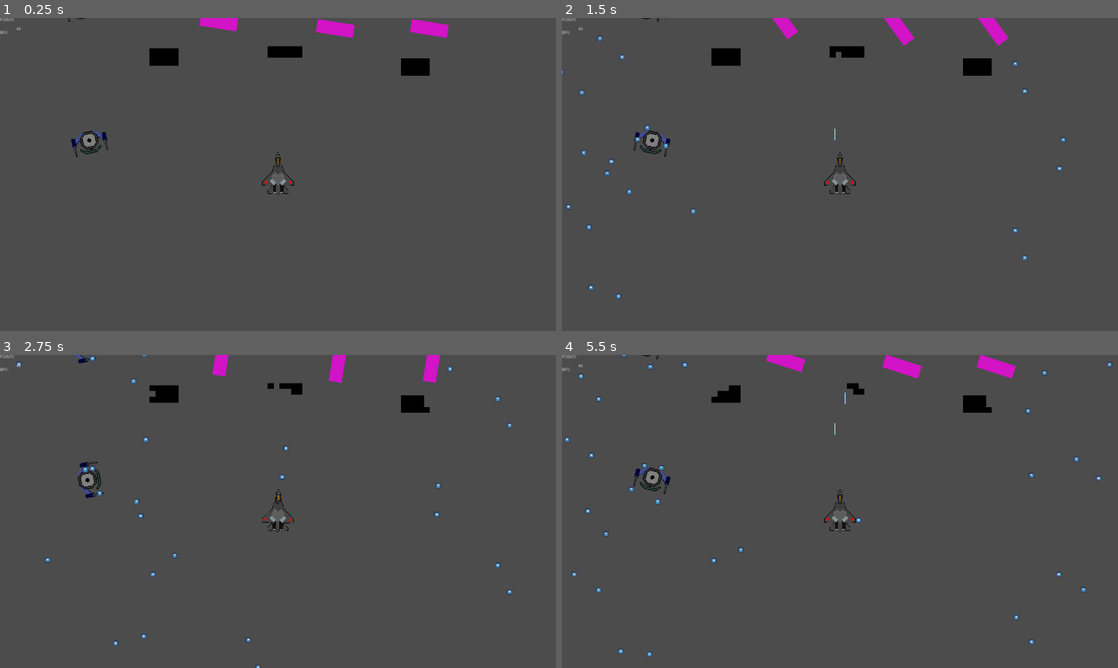
Above: before the commit, frames 1-4 (two rows, left to right).
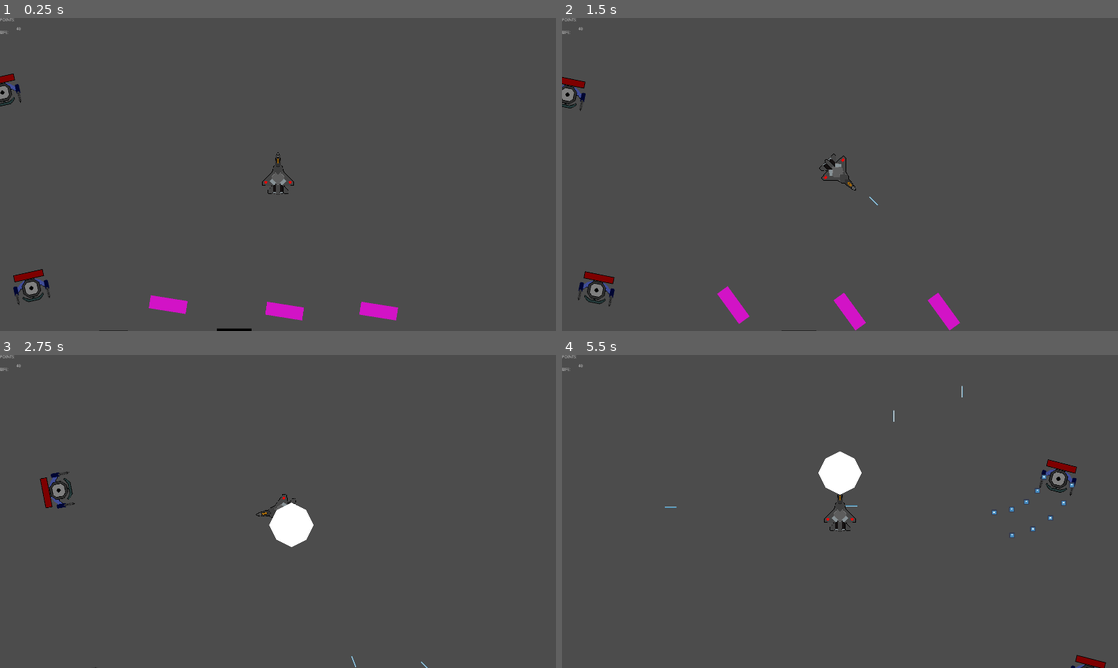
Above: after the commit, the same moments.

Repository: devGameJavali/Boar-Invaders
Game: Godot game, scene res://Scenario/Root.tscn
The game is run twice, just before and just after one commit, with the same random seed, the same clock (stepped at 60 frames per second) and the same inputs. The project has no main scene, so this scene is started directly. The engine's default icon, where the game draws it, is replaced by a stand-in: a white triangle on a blue panel in a dark square.
Inputs (mouse positions are in pixels of both pictures, inside the frame that each line leads up to):
- Up to frame 1 (0.25 s): no input
- Up to frame 2 (1.5 s): tap Enter (enter) at 0.5, 0.6 s; move the mouse to (962, 158) at 0.52 s; press the mouse at (962, 158) at 0.53 s; hold Right (ui_right) 0.53-1.28 s; move the mouse to (728, 190) at 1.27 s; release the mouse at (728, 190) at 1.28 s; hold Down (ui_down) from 1.28 s (still down); click (728, 190) at 1.35 s
- Up to frame 3 (2.75 s): right-click (166, 527) at 1.55 s; move the mouse to (333, 442) at 2.02 s; release Down (ui_down) at 2.03 s; hold Right (ui_right) from 2.03 s (still down); hold Right mouse button (mouseR) from 2.03 s (still down); click (333, 442) at 2.17 s; tap Space (space) at 2.3 s
- Up to frame 4 (5.5 s): move the mouse to (812, 574) at 2.77 s; release Right (ui_right) at 2.78 s; release Right mouse button (mouseR) at 2.78 s; hold Page Up (ui_page_up) 2.78-3.53 s; tap Space (space) at 2.85, 5.3 s; click (812, 574) at 2.92 s; tap Enter (enter) at 3.05, 3.6 s; move the mouse to (1006, 558) at 3.52 s; press the mouse at (1006, 558) at 3.53 s; hold Left (ui_left) 3.53-5.03 s; move the mouse to (673, 464) at 4.27 s; release the mouse at (673, 464) at 4.28 s; click (673, 464) at 4.35 s; right-click (673, 464) at 4.55 s; move the mouse to (867, 511) at 5.02 s; hold Down (ui_down) from 5.03 s (still down); hold Right mouse button (mouseR) from 5.03 s (still down); click (867, 511) at 5.17 s

The runs differ from the first frame. In frame 1, 3.5% of the frame differs, in the area x 0-81%, y 0-100%; in frame 2, 3.8%, in the area x 0-91%, y 0-100%; in frame 3, 3.1%; in frame 4, 3.4%.
Error before the commit: Invalid set index 'value' (on base: 'null instance') with value of type 'int'. (res://Ship/Ship.gd:21)

Commit message:
Dash,enemy life bars and shield tweaks

Diff:
--- a/Classes/Enemyt.gd
+++ b/Classes/Enemyt.gd
@@ -4,6 +4,9 @@
 var id
 var root
 var life = 3
+func _ready():
+	$TextureProgress.value = life
+	$TextureProgress.max_value = life
 func shoot(pos,father):
 	root = father
 	var shoot = bul.instance()
@@ -13,7 +16,8 @@
 func set_id(x,y):
 	id = Vector2(x,y)
 func damage():
-	life -= 1
+	life -=1
+	$TextureProgress.value = life
 	if life < 1:
 		if name == "Invader":
 			$"..".idList[id.x][id.y] = 0
--- a/Enemies/Invader/Army.gd
+++ b/Enemies/Invader/Army.gd
@@ -39,7 +39,7 @@
 	pass # Replace with function body.
 
 
-func _on_Tween_tween_completed(object, key):
+func _on_Tween_tween_completed(object,key):
 	for i in $troops.get_children():
 		if i.name == "reTimer":
 			continue
--- a/Enemies/Invader/Invader.gd
+++ b/Enemies/Invader/Invader.gd
@@ -2,7 +2,7 @@
 
 
 func _ready():
-	life = 1
+	life = 3
 	root = "../../.."
 
 
--- a/Enemies/Invader/Invader.tscn
+++ b/Enemies/Invader/Invader.tscn
@@ -1,8 +1,10 @@
-[gd_scene load_steps=5 format=2]
+[gd_scene load_steps=7 format=2]
 
 [ext_resource path="res://Enemies/Invader/Invader.gd" type="Script" id=1]
 [ext_resource path="res://Enemies/Invader/ene_1.png" type="Texture" id=2]
 [ext_resource path="res://Enemies/Invader/nave_1_fogo.png" type="Texture" id=3]
+[ext_resource path="res://Classes/Samples/proBack.png" type="Texture" id=4]
+[ext_resource path="res://Classes/Samples/proFront.png" type="Texture" id=5]
 
 [sub_resource type="RectangleShape2D" id=1]
 extents = Vector2( 23.8612, 41.467 )
@@ -10,6 +12,7 @@
 [node name="Invader" type="StaticBody2D" groups=[
 "enemy",
 ]]
+visible = false
 position = Vector2( 208.712, 182.149 )
 script = ExtResource( 1 )
 
@@ -53,5 +56,15 @@
 texture = ExtResource( 3 )
 flip_h = true
 
+[node name="TextureProgress" type="TextureProgress" parent="."]
+margin_left = -27.712
+margin_top = -54.149
+margin_right = 24.288
+margin_bottom = -42.149
+texture_under = ExtResource( 4 )
+texture_progress = ExtResource( 5 )
+
+[node name="Tween" type="Tween" parent="TextureProgress"]
+
 [connection signal="timeout" from="shoot" to="." method="_on_shoot_timeout"]
 [connection signal="timeout" from="Timer" to="." method="_on_Timer_timeout"]
--- a/Enemies/MissileBatery(3)/Missile.gd
+++ b/Enemies/MissileBatery(3)/Missile.gd
@@ -6,17 +6,20 @@
 var velocity = Vector2.ZERO
 var acceleration = Vector2.ZERO
 var target
-
+var father
 
 func _ready():
 	set_physics_process(false)
-func start(_transform,_target):
+func start(_transform,_target,_father):
 	$start.start()
 	global_transform = _transform
 	velocity = transform.x * speed
 	target = _target
+	father = _father
 
 func _physics_process(delta):
+	if is_queued_for_deletion():
+		father.can_missile = true
 	acceleration += _target()
 	velocity += acceleration * delta
 	velocity = velocity.clamped(speed)
@@ -36,7 +39,6 @@
 		queue_free()
 	pass # Replace with function body.
 
-
 func _on_start_timeout():
 	set_physics_process(true)
 	$"Node/track".set_physics_process(true)
--- a/Enemies/MissileBatery(3)/Missile.tscn
+++ b/Enemies/MissileBatery(3)/Missile.tscn
@@ -10,7 +10,10 @@
 [sub_resource type="Gradient" id=2]
 colors = PoolColorArray( 1, 0, 0, 0, 1, 0, 0, 1 )
 
-[node name="Missile" type="Area2D"]
+[node name="Missile" type="Area2D" groups=[
+"enemy",
+"missile",
+]]
 rotation = 1.5708
 scale = Vector2( 2, 1 )
 script = ExtResource( 1 )
@@ -38,6 +41,7 @@
 z_index = -1
 default_color = Color( 0.4, 0.501961, 1, 1 )
 gradient = SubResource( 2 )
+texture_mode = -1288166990
 joint_mode = 2
 script = ExtResource( 3 )
 
--- a/Enemies/MissileBatery(3)/MissileBat.gd
+++ b/Enemies/MissileBatery(3)/MissileBat.gd
@@ -1,20 +1,28 @@
 extends StaticBody2D
 var life = 3
 var missile = preload("res://Enemies/MissileBatery(3)/Missile.tscn")
+var can_missile = true
+func _ready():
+	life = 10
+	$Scaler/TextureProgress.value = life
+	$Scaler/TextureProgress.max_value = life
 func damage():
 	life -= 1
+	$Scaler/TextureProgress.value = life
 	if life < 1:
 		queue_free()
 		return true
 	return false
 func _on_shooter_timeout():
-	var rocket = missile.instance()
-	var rocket2 = missile.instance()
-	get_node("..").add_child(rocket)
-	get_node("..").add_child(rocket2)
-	rocket.global_transform[2] = $Missile.get_global_transform()[2]
-	rocket2.global_transform[2] = $Missile2.get_global_transform()[2]
-	rocket.start($Missile.get_global_transform(),$"../Ship")
-	rocket2.start($Missile2.get_global_transform(),$"../Ship")
+	if can_missile == true:
+		var rocket = missile.instance()
+		var rocket2 = missile.instance()
+		get_node("..").add_child(rocket)
+		get_node("..").add_child(rocket2)
+		rocket.global_transform[2] = $Missile.get_global_transform()[2]
+		rocket2.global_transform[2] = $Missile2.get_global_transform()[2]
+		rocket.start($Missile.get_global_transform(),$"../Ship",self)
+		rocket2.start($Missile2.get_global_transform(),$"../Ship",self)
+		can_missile = false
 	#rocket.start(get_global_transform(),$"../Ship")
 	pass # Replace with function body."."
--- a/Enemies/MissileBatery(3)/MissileBat.tscn
+++ b/Enemies/MissileBatery(3)/MissileBat.tscn
@@ -1,7 +1,9 @@
-[gd_scene load_steps=4 format=2]
+[gd_scene load_steps=6 format=2]
 
 [ext_resource path="res://Enemies/MissileBatery(3)/MissileBat.gd" type="Script" id=1]
 [ext_resource path="res://Enemies/MissileBatery(3)/(3)missile_bat.png" type="Texture" id=2]
+[ext_resource path="res://Classes/Samples/proBack.png" type="Texture" id=3]
+[ext_resource path="res://Classes/Samples/proFront.png" type="Texture" id=4]
 
 [sub_resource type="RectangleShape2D" id=1]
 extents = Vector2( 34, 30 )
@@ -34,4 +36,14 @@
 rotation = 1.5708
 scale = Vector2( 2, 1 )
 
+[node name="Scaler" type="Node2D" parent="."]
+position = Vector2( -46, -62 )
+scale = Vector2( 2, 2.2 )
+
+[node name="TextureProgress" type="TextureProgress" parent="Scaler"]
+margin_right = 52.0
+margin_bottom = 12.0
+texture_under = ExtResource( 3 )
+texture_progress = ExtResource( 4 )
+
 [connection signal="timeout" from="shooter" to="." method="_on_shooter_timeout"]
--- a/Enemies/MissileBatery(3)/track.gd
+++ b/Enemies/MissileBatery(3)/track.gd
@@ -3,7 +3,7 @@
 var target
 var particle_ct = 100
 const SPEEDY =125
-var SPEEDX
+#var SPEEDX
 func _ready():
 	target = get_node("../..")
 	set_physics_process(false)
--- a/Enemies/double/Double.gd
+++ b/Enemies/double(2)/Double.gd
@@ -1,5 +1,6 @@
 extends enemy
 var sttRot
+var shoot_state = false
 
 func _ready():
 	sttRot = rotation_degrees
@@ -7,11 +8,10 @@
 	$Tween.interpolate_property(self,"rotation_degrees",rotation_degrees,rotation_degrees+90,1.0,Tween.TRANS_LINEAR,Tween.EASE_IN_OUT)
 	$Tween.start()
 func _on_shoot_timeout():
-	shoot($cL.get_global_transform()[2],root)
-	shoot($cR.get_global_transform()[2],root)
+	if shoot_state == true:
+		shoot($cL.get_global_transform()[2],root)
+		shoot($cR.get_global_transform()[2],root)
 	pass # Replace with function body.
-
-
 
 
 func _on_Tween_tween_completed(object, key):
@@ -27,4 +27,13 @@
 func _on_Shield_body_entered(body):
 	if body.is_in_group("player") and body.is_in_group("bullet"):
 		body.queue_free()
+		print(life)
 	pass # Replace with function body.
+
+
+func _on_state_timeout():
+	if shoot_state==false:
+		shoot_state=true
+	else:
+		shoot_state=false
+	pass # Replace with function body.
--- a/Enemies/double/Double.tscn
+++ b/Enemies/double(2)/Double.tscn
@@ -1,7 +1,9 @@
-[gd_scene load_steps=5 format=2]
+[gd_scene load_steps=7 format=2]
 
-[ext_resource path="res://Enemies/double/Double.gd" type="Script" id=1]
-[ext_resource path="res://Enemies/double/double.png" type="Texture" id=2]
+[ext_resource path="res://Enemies/double(2)/Double.gd" type="Script" id=1]
+[ext_resource path="res://Enemies/double(2)/double.png" type="Texture" id=2]
+[ext_resource path="res://Classes/Samples/proBack.png" type="Texture" id=3]
+[ext_resource path="res://Classes/Samples/proFront.png" type="Texture" id=4]
 
 [sub_resource type="RectangleShape2D" id=1]
 extents = Vector2( 12.7198, 13.9267 )
@@ -12,8 +14,6 @@
 [node name="Double" type="StaticBody2D" groups=[
 "enemy",
 ]]
-position = Vector2( 625, 450 )
-rotation = 0.785398
 scale = Vector2( 2, 2 )
 collision_layer = 196608
 script = ExtResource( 1 )
@@ -23,10 +23,22 @@
 texture = ExtResource( 2 )
 
 [node name="shoot" type="Timer" parent="."]
-wait_time = 0.3
+wait_time = 0.1
 autostart = true
 
 [node name="Tween" type="Tween" parent="."]
+
+[node name="state" type="Timer" parent="."]
+wait_time = 5.0
+autostart = true
+
+[node name="TextureProgress" type="TextureProgress" parent="."]
+margin_left = -26.0
+margin_top = -32.0
+margin_right = 26.0
+margin_bottom = -20.0
+texture_under = ExtResource( 3 )
+texture_progress = ExtResource( 4 )
 
 [node name="cL" type="Position2D" parent="."]
 position = Vector2( 25, 0 )
@@ -46,4 +58,5 @@
 
 [connection signal="timeout" from="shoot" to="." method="_on_shoot_timeout"]
 [connection signal="tween_completed" from="Tween" to="." method="_on_Tween_tween_completed"]
+[connection signal="timeout" from="state" to="." method="_on_state_timeout"]
 [connection signal="body_entered" from="Shield" to="." method="_on_Shield_body_entered"]
--- a/Scenario/Elements/StaticBody2D.gd
+++ b/Scenario/Elements/StaticBody2D.gd
@@ -4,6 +4,6 @@
 	$Tween.interpolate_property(self,"rotation_degrees",rotation_degrees,rotation_degrees+360,10.0,Tween.TRANS_LINEAR,Tween.EASE_IN)
 	$Tween.start()
 
-func _on_Tween_tween_completed(object, key):
+func _on_Tween_tween_completed(object,key):
 	$Tween.interpolate_property(self,"rotation_degrees",rotation_degrees,rotation_degrees+360,10.0,Tween.TRANS_LINEAR,Tween.EASE_IN)
 	$Tween.start()
--- a/Scenario/Root.tscn
+++ b/Scenario/Root.tscn
@@ -7,14 +7,14 @@
 [ext_resource path="res://Scenario/Elements/Rotor.tscn" type="PackedScene" id=5]
 [ext_resource path="res://Scenario/points.gd" type="Script" id=6]
 [ext_resource path="res://Scenario/life.gd" type="Script" id=7]
-[ext_resource path="res://Enemies/double/Double.tscn" type="PackedScene" id=8]
+[ext_resource path="res://Enemies/double(2)/Double.tscn" type="PackedScene" id=8]
 [ext_resource path="res://Enemies/MissileBatery(3)/MissileBat.tscn" type="PackedScene" id=9]
 
 [node name="Root" type="Node2D"]
 script = ExtResource( 1 )
 
 [node name="Ship" parent="." instance=ExtResource( 2 )]
-position = Vector2( 625, 1425 )
+position = Vector2( 800, 450 )
 scale = Vector2( 1.5, 1.5 )
 collision_layer = 3
 
--- a/Scenario/Tests.tscn
+++ b/Scenario/Tests.tscn
@@ -1,8 +1,9 @@
-[gd_scene load_steps=4 format=2]
+[gd_scene load_steps=5 format=2]
 
 [ext_resource path="res://Ship/Ship.tscn" type="PackedScene" id=1]
 [ext_resource path="res://Scenario/Elements/Wall.tscn" type="PackedScene" id=2]
-[ext_resource path="res://Enemies/double/Double.tscn" type="PackedScene" id=3]
+[ext_resource path="res://Enemies/double(2)/Double.tscn" type="PackedScene" id=3]
+[ext_resource path="res://Enemies/MissileBatery(3)/MissileBat.tscn" type="PackedScene" id=4]
 
 [node name="Tests" type="Node2D"]
 
@@ -27,4 +28,6 @@
 value = 1000.0
 
 [node name="Double" parent="." instance=ExtResource( 3 )]
-position = Vector2( 625, 325 )
+position = Vector2( 350, 1921.8 )
+
+[node name="MissileBat" parent="." instance=ExtResource( 4 )]
--- a/Ship/Bullet/Bomb.gd
+++ b/Ship/Bullet/Bomb.gd
@@ -18,15 +18,13 @@
 
 
 func _on_Bomb_body_entered(body):
-	if body.name !="Ship":
+	if not body.is_in_group("player"):
 		if body.is_in_group("bullet"):
 			body.queue_free()
 		elif exploded == true:
-			print("yo")
 			body.queue_free()
 		else:
 			body.queue_free()
-			print("exp")
 			explode()
 	pass # Replace with function body.
 
@@ -37,14 +35,12 @@
 
 
 func _on_Bomb_area_entered(body):
-	print(body.name)
-	if body.is_in_group("bullet"):
-		body.queue_free()
-	elif exploded == true:
-		print("yo")
-		body.queue_free()
-	elif body.name != "Ship":
-		body.queue_free()
-		print("exp")
-		explode()
+	if not body.is_in_group("player"):
+		if body.is_in_group("bullet"):
+			body.queue_free()
+		elif exploded == true:
+			body.queue_free()
+		elif body.name != "Ship":
+			body.queue_free()
+			explode()
 	pass # Replace with function body.
--- a/Ship/Bullet/LaserBullet.gd
+++ b/Ship/Bullet/LaserBullet.gd
@@ -17,6 +17,7 @@
 			velocity = velocity.bounce(hentai.normal)
 			rotation_degrees = rad2deg(velocity.angle())+90
 		elif hentai.collider.is_in_group("enemy"):
+			hentai.collider.damage()
 			#if hentai.collider.damage()== true:
 				#$"../Interface/VSplitContainer/points"._update(1)
 			queue_free()
--- a/Ship/Bullet/LaserBullet.tscn
+++ b/Ship/Bullet/LaserBullet.tscn
@@ -22,5 +22,4 @@
 shape = SubResource( 1 )
 
 [node name="VisibilityNotifier2D" type="VisibilityNotifier2D" parent="."]
-
 [connection signal="screen_exited" from="VisibilityNotifier2D" to="." method="_on_VisibilityNotifier2D_screen_exited"]
--- a/Ship/Shield.gd
+++ b/Ship/Shield.gd
@@ -9,3 +9,12 @@
 		if active == true:
 			Root.energy -= 50
 			#print(Root.energy)
+
+
+
+
+func _on_Shield_area_entered(body):
+	if body.is_in_group("enemy") and body.is_in_group("missile"):
+		body.queue_free()
+		if active == true:
+			Root.energy -= 500
--- a/Ship/Ship.gd
+++ b/Ship/Ship.gd
@@ -2,7 +2,8 @@
 enum anim {IDLE=0,FORWARD=0,FORWARDLEFT=-45,FORWARDRIGHT=45,BACKWARD=180,BACKWARDLEFT=-135,BACKWARDRIGHT=135,LEFT=-90,RIGHT=90}
 var can_shootL:bool = true
 var can_shootR:bool = true
-var rotating = false
+
+var i = 0
 
 var bullet = preload("res://Ship/Bullet/LaserBullet.tscn")
 var bomb = preload("res://Ship/Bullet/Bomb.tscn")
@@ -14,12 +15,20 @@
 var velocity:Vector2
 
 func _ready():
+	print(deg2rad(90))
+	print(rad2deg(1.5708))
+	OS.low_processor_usage_mode = true
 	get_color()
 
 #movimentação
 func _physics_process(delta):
-	$"../CanvasLayer/TextureProgress".value = Root.energy
-	if Input.is_action_just_pressed("space"):
+	if Input.is_action_just_pressed("ui_page_up"):
+		_dash()
+
+	if $"..".name == "Tests":
+		$"../CanvasLayer/TextureProgress".value = Root.energy
+	if Input.is_action_just_pressed("space") and Root.energy > 100:
+		Root.energy -=100
 		var b = bomb.instance()
 		get_node("..").add_child(b)
 		b.position = global_position
@@ -28,10 +37,10 @@
 	if Input.is_action_just_pressed("enter"):
 		if $"Shield".active== false:
 			$"Shield".active= true
-			$"Shield"/Polygon2D.show()
+			$"Shield"/Sprite.show()
 		else:
 			$"Shield".active= false
-			$"Shield"/Polygon2D.hide()
+			$"Shield"/Sprite.hide()
 	#velocity = Vector2(0,0)
 	if Input.is_action_pressed("ui_right"):
 		rotation_degrees+=3
@@ -78,14 +87,15 @@
 				can_shootR = false
 				$shootR.start()
 		if event is InputEventMouseMotion:
-			var target = rad2deg(get_angle_to(get_global_mouse_position()))
-			print(rotation_degrees)
-			print(target)
-			if target != rotation_degrees:
-				if target>rotation_degrees:
-					rotation_degrees-=1
-				else:
-					rotation_degrees+=1
+			var target = rad2deg(get_angle_to(get_global_mouse_position()))+90
+			#if target<0:
+				#rotation_degrees += min(target*0.05,-1)
+			#else:
+				#rotation_degrees += max(target*0.05,1)
+
+
+
+
 
 func shoot(pos):
 	Root.energy -=5
@@ -112,6 +122,23 @@
 		$"sprites/Color".modulate = Root.col
 
 func _1_sec_function():
+	Input.set_default_cursor_shape(i)
+	i+= 1
+	if i ==16:
+		i = 0
 	if Root.energy<1000:
 		Root.energy += 10
+	if $"Shield".active == true:
+		Root.energy -=5
 	pass # Replace with function body.
+
+
+func _dash():
+	z_index = -10
+	set_physics_process(false)
+	var t = Tween.new()
+	self.add_child(t)
+	t.interpolate_property(self,"position",position,position+Vector2(1500,0).rotated(rotation-1.5708),2.5,Tween.TRANS_CUBIC,Tween.EASE_IN)
+	t.start()
+	z_index = 0
+	set_physics_process(true)
--- a/Ship/Ship.tscn
+++ b/Ship/Ship.tscn
@@ -1,10 +1,11 @@
-[gd_scene load_steps=6 format=2]
+[gd_scene load_steps=7 format=2]
 
 [ext_resource path="res://Ship/Ship.gd" type="Script" id=1]
 [ext_resource path="res://Ship/COLOR.png" type="Texture" id=2]
 [ext_resource path="res://Ship/BODY.png" type="Texture" id=3]
 [ext_resource path="res://Ship/BURNING.png" type="Texture" id=4]
 [ext_resource path="res://Ship/Shield.gd" type="Script" id=5]
+[ext_resource path="res://Ship/SHIELD.png" type="Texture" id=6]
 
 [node name="Ship" type="KinematicBody2D" groups=[
 "gravity",
@@ -54,23 +55,27 @@
 polygon = PoolVector2Array( -0.266251, -50.4056, -14, -4, -36, 24, -12, 26, 14, 26, 36, 24, 14, -4 )
 
 [node name="energy" type="Timer" parent="."]
+wait_time = 0.1
 autostart = true
 
 [node name="Shield" type="Area2D" parent="." groups=[
+"player",
 "shield",
 ]]
 script = ExtResource( 5 )
 
-[node name="Polygon2D" type="Polygon2D" parent="Shield"]
+[node name="CollisionPolygon2D" type="CollisionPolygon2D" parent="Shield"]
+polygon = PoolVector2Array( -63, 0, -63, -17, -56, -39, -32, -53, 0, -56, 32, -52, 56, -42, 65, -22, 65, 0 )
+
+[node name="Sprite" type="Sprite" parent="Shield"]
 visible = false
+position = Vector2( 1, -29 )
+scale = Vector2( 0.5, 0.5 )
 z_index = -1
-color = Color( 0.0901961, 0.172549, 0.541176, 1 )
-polygon = PoolVector2Array( -63, -3, -57, -16, -55, -22, -45, -36, -39, -42, -25, -53, -13, -58, 3, -60, 18, -58, 23, -55, 34, -47, 40, -42, 42, -33, 49, -22, 57, -10, 63, -2 )
-
-[node name="CollisionPolygon2D" type="CollisionPolygon2D" parent="Shield"]
-polygon = PoolVector2Array( -62, -4, -55, -22, -46, -35, -36, -44, -26, -53, -14, -58, 3, -60, 17, -58, 40, -42, 42, -32, 45, -26, 63, -2 )
+texture = ExtResource( 6 )
 
 [connection signal="timeout" from="shootL" to="." method="_on_shootL_timeout"]
 [connection signal="timeout" from="shootR" to="." method="_on_shootR_timeout"]
 [connection signal="timeout" from="energy" to="." method="_1_sec_function"]
+[connection signal="area_entered" from="Shield" to="Shield" method="_on_Shield_area_entered"]
 [connection signal="body_entered" from="Shield" to="Shield" method="_on_Shield_body_entered"]
--- a/project.godot
+++ b/project.godot
@@ -26,6 +26,10 @@
 [autoload]
 
 Root="*res://Scenario/Root.gd"
+
+[debug]
+
+gdscript/warnings/unassigned_variable=false
 
 [display]
 
Binary file added: Classes/Samples/proBack.png
Not shown, added: Classes/Samples/proBack.png.import
Binary file added: Classes/Samples/proFront.png
Not shown, added: Classes/Samples/proFront.png.import
Renamed: Enemies/double/double.png -> Enemies/double(2)/double.png
Not shown, changed: Enemies/double(2)/double.png.import
Not shown: 1 places in Ship/Bullet/LaserBullet.tscn that only renumber resources
Binary file added: Ship/SHIELD.png
Not shown, added: Ship/SHIELD.png.import
